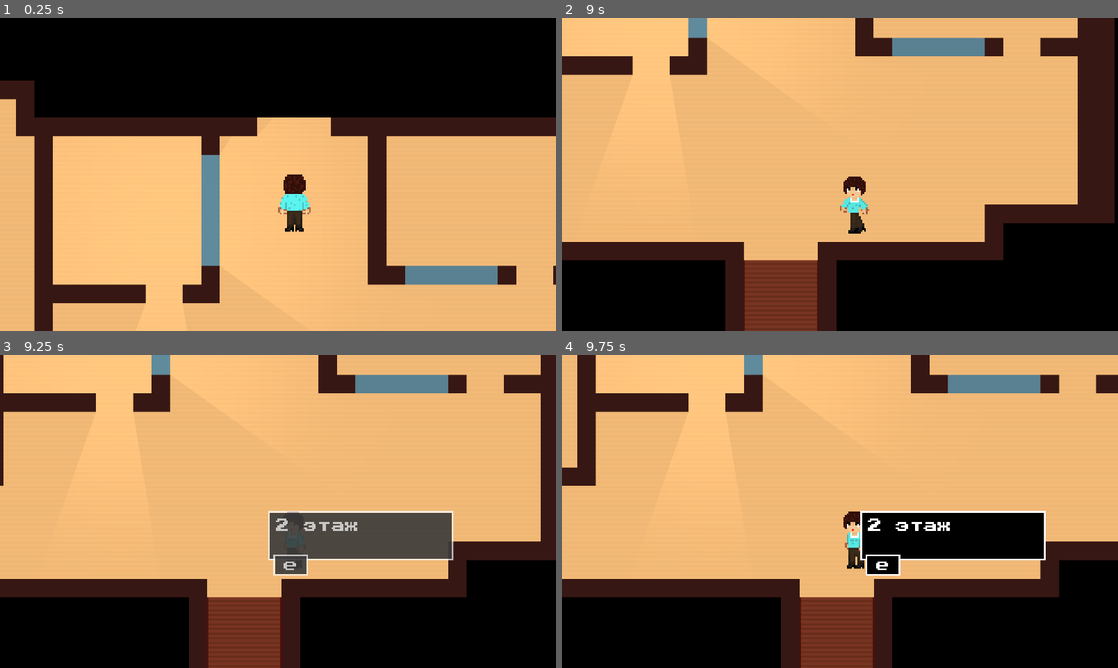
Above: before the commit, frames 1-4 (two rows, left to right).
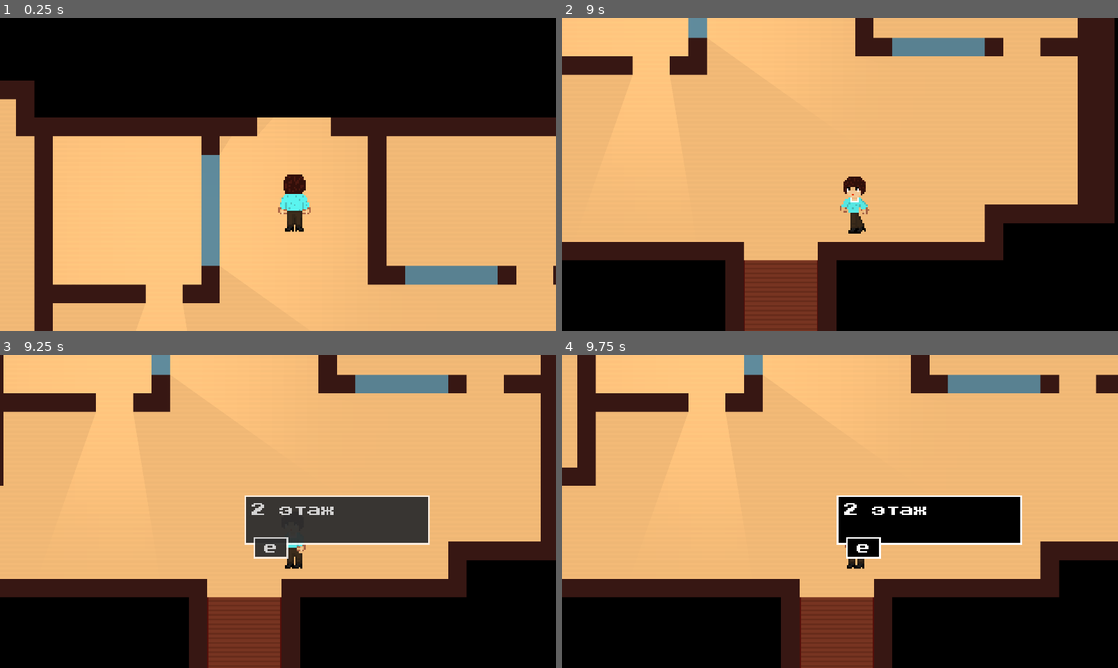
Above: after the commit, the same moments.

Repository: ordinary-dev/student-quest
Game: Godot game, scene res://Scenes/templates/Math.tscn
Two runs of this game, one before a commit and one after it. Both use one fixed random seed, a clock stepped at 60 frames per second and the inputs below. This scene is started directly instead of the project's main scene.
Inputs (mouse positions are in pixels of both pictures, inside the frame that each line leads up to):
- Up to frame 1 (0.25 s): no input
- Up to frame 2 (9 s): tap Enter (ui_accept) at 0.5, 0.77, 1.52, 2.75, 3.02, 3.5, 3.77, 4.52, 6.02, 6.77, 7.25, 7.52 s; move the mouse to (962, 158) at 0.52 s; hold Right (ui_right) 0.53-1.28 s; click (962, 158) at 0.67 s; move the mouse to (728, 190) at 1.27 s; hold Down (ui_down) 1.28-2.03 s; move the mouse to (895, 105) at 2.02 s; hold Right (ui_right) 2.03-2.78 s; move the mouse to (812, 237) at 2.77 s; hold Shift (speed_up) 2.78-3.53 s; click (812, 237) at 2.92 s; move the mouse to (1006, 221) at 3.52 s; hold Left (ui_left) 3.53-5.03 s; move the mouse to (673, 127) at 4.27 s; move the mouse to (867, 174) at 5.02 s; hold Down (ui_down) 5.03-5.78 s; click (867, 174) at 5.17 s; move the mouse to (756, 96) at 5.77 s; hold Right (ui_right) 5.78-6.53 s; move the mouse to (962, 158) at 6.52 s; hold Shift (speed_up) 6.53-7.28 s; move the mouse to (728, 190) at 7.27 s; hold Right (ui_right) 7.28-8.03 s; click (728, 190) at 7.42 s; move the mouse to (895, 105) at 8.02 s; hold Down (ui_down) 8.03-8.78 s; move the mouse to (812, 237) at 8.77 s; hold Left (ui_left) from 8.78 s (still down)
- Up to frame 3 (9.25 s): keep holding Left (ui_left); tap Enter (ui_accept) at 9.02 s
- Up to frame 4 (9.75 s): move the mouse to (1006, 558) at 9.52 s; release Left (ui_left) at 9.53 s; hold Shift (speed_up) from 9.53 s (still down); click (1006, 558) at 9.67 s

Frames 1-2 are identical in both runs. In frame 3, 5.3% of the frame differs, in the area x 44-82%, y 44-71%; in frame 4, 5.2%.

Commit message:
Add speaker

Diff:
--- /dev/null
+++ b/Dialogs/8.tres
@@ -0,0 +1,5 @@
+{
+    "0":{"name":"Абсолютный незнакомец", "text":"Поздравляю вас, вы поднялись на ступеньку выше", "next":"1"},
+    "1":{"name":"Абсолютный незнакомец", "text":"Теперь самое время поднятся на самый верх", "next":"2"},
+    "2":{"name":"Абсолютный незнакомец", "text":"Идите вперед, не оглядываясь на неудачи"}
+}
--- /dev/null
+++ b/Dialogs/9.tres
@@ -0,0 +1,4 @@
+{
+    "0": {"name":"-", "text":"Идите вперед...", "next":"1"},
+    "1": {"name":"-", "text":"А ведь я даже не хотел сюда поступать"}
+}
--- a/Scenes/1.beggining/Day1.tscn
+++ b/Scenes/1.beggining/Day1.tscn
@@ -69,7 +69,7 @@
 [node name="Node2D" type="Node2D"]
 script = SubResource( 1 )
 song = "res://Audio/music/SummerNight.ogg"
-math_scene = "res://Scenes/templates/Math.tscn"
+math_scene = "res://Scenes/1.beggining/date3.tscn"
 
 [node name="Street" parent="." instance=ExtResource( 1 )]
 
@@ -77,7 +77,7 @@
 position = Vector2( 23.1483, 370.225 )
 
 [node name="Mr_Singer_Dialog" parent="." instance=ExtResource( 3 )]
-position = Vector2( 88.1594, 355.36 )
+position = Vector2( 56, 352 )
 z_index = 2
 dialog_number = 2
 person = "Мистер Дудец"
@@ -88,19 +88,19 @@
 backpack = true
 
 [node name="Store_Trigger" parent="." instance=ExtResource( 6 )]
-position = Vector2( 504, 488 )
+position = Vector2( 384, 448 )
 label = "Магазин \"Четверочка\""
 object_name = NodePath("..")
 function_name = "to_store"
 
 [node name="Tickets_Trigger" parent="." instance=ExtResource( 6 )]
-position = Vector2( -296, -80 )
+position = Vector2( -384, -64 )
 label = "Касса"
 object_name = NodePath("..")
 function_name = "ticket_window"
 
 [node name="Math" parent="." instance=ExtResource( 6 )]
-position = Vector2( 1024, 5656 )
+position = Vector2( 896, 5632 )
 label = "Мехмат"
 object_name = NodePath("..")
 function_name = "math"
@@ -112,4 +112,4 @@
 singer = NodePath("../Mr_Singer_Dialog")
 
 [node name="Node2D" parent="." instance=ExtResource( 5 )]
-position = Vector2( 2176, 512 )
+position = Vector2( 2056, 488 )
--- /dev/null
+++ b/Scenes/1.beggining/Speaker.tscn
@@ -0,0 +1,63 @@
+[gd_scene load_steps=8 format=2]
+
+[ext_resource path="res://Sprites/backgrounds/Scene.png" type="Texture" id=1]
+[ext_resource path="res://Sprites/backgrounds/Speaker.png" type="Texture" id=2]
+[ext_resource path="res://Sprites/light.png" type="Texture" id=3]
+[ext_resource path="res://Scenes/templates/ui_fixer.tscn" type="PackedScene" id=4]
+
+[sub_resource type="GDScript" id=3]
+script/source = "extends Node2D
+
+export (String, FILE, \"*.tscn\") var next_scene
+
+func load_scene():
+	get_node(\"/root/scene_loader\").load_scene(next_scene)
+
+func _ready():
+	get_node(\"/root/d_obj\").show_dialog(8, \"/root/Node2D\", \"load_scene\")
+"
+
+[sub_resource type="OccluderPolygon2D" id=2]
+polygon = PoolVector2Array( 429.962, 598.116, 1389.56, 598.116, 1386.77, 826.857, 432.752, 826.857 )
+
+[sub_resource type="OccluderPolygon2D" id=1]
+polygon = PoolVector2Array( 847.085, 503.513, 846.861, 362.097, 870.569, 362.239, 870.723, 268.075, 941.07, 267.956, 941.11, 362.203, 964.813, 362.189, 964.72, 503.534, 941.195, 503.505, 941.076, 574.22, 870.706, 574.18, 870.501, 503.577 )
+
+[node name="Node2D" type="Node2D"]
+script = SubResource( 3 )
+next_scene = "res://Scenes/templates/Math.tscn"
+
+[node name="LightOccluder2D2" type="LightOccluder2D" parent="."]
+occluder = SubResource( 2 )
+
+[node name="Sprite" type="Sprite" parent="."]
+modulate = Color( 1, 1, 1, 0.784314 )
+position = Vector2( 926.237, 409.964 )
+scale = Vector2( 23.5655, 23.5655 )
+texture = ExtResource( 1 )
+
+[node name="Light2D" type="Light2D" parent="."]
+position = Vector2( 746.623, 159.049 )
+texture = ExtResource( 3 )
+texture_scale = 34.33
+energy = 0.5
+shadow_enabled = true
+
+[node name="Light2D2" type="Light2D" parent="."]
+position = Vector2( 791.735, 81.1281 )
+texture = ExtResource( 3 )
+texture_scale = 34.33
+energy = 0.5
+shadow_enabled = true
+
+[node name="LightOccluder2D" type="LightOccluder2D" parent="."]
+occluder = SubResource( 1 )
+
+[node name="Sprite2" type="Sprite" parent="."]
+modulate = Color( 0.843137, 0.843137, 0.843137, 1 )
+position = Vector2( 917.645, 432.875 )
+scale = Vector2( 23.5655, 23.5655 )
+texture = ExtResource( 2 )
+
+[node name="RemoteTransform2D" parent="." instance=ExtResource( 4 )]
+position = Vector2( 0, 0 )
--- /dev/null
+++ b/Scenes/1.beggining/date3.tscn
@@ -0,0 +1,30 @@
+[gd_scene load_steps=3 format=2]
+
+[ext_resource path="res://Scenes/templates/Animated_text.tscn" type="PackedScene" id=1]
+
+[sub_resource type="GDScript" id=1]
+script/source = "extends Control
+
+export (String, FILE, \"*.tscn\") var speaker
+
+func _ready():
+	get_node(\"Control\")._start()
+	# Отключить мелодию в начале
+	get_node(\"/root/ost\").fade_out()
+	yield(get_tree().create_timer(
+		get_node(\"Control\").get_delay()), \"timeout\")
+	get_node(\"/root/scene_loader\").load_scene(speaker)
+"
+
+[node name="Control" type="Control"]
+anchor_right = 1.0
+anchor_bottom = 1.0
+script = SubResource( 1 )
+__meta__ = {
+"_edit_use_anchors_": false
+}
+speaker = "res://Scenes/1.beggining/Speaker.tscn"
+
+[node name="Control" parent="." instance=ExtResource( 1 )]
+text_1 = "10:00"
+text_2 = "Актовый зал"
--- a/Scenes/templates/Math.tscn
+++ b/Scenes/templates/Math.tscn
@@ -49,21 +49,21 @@
 collision_layer = 1024
 
 [node name="Area2D" parent="." instance=ExtResource( 3 )]
-position = Vector2( 1144, 1088 )
+position = Vector2( 896, 1024 )
 scale = Vector2( 2, 2 )
 label = "2 этаж"
 object_name = NodePath("..")
 function_name = "floor_2"
 
 [node name="Area2D2" parent="." instance=ExtResource( 3 )]
-position = Vector2( 824, 3456 )
+position = Vector2( 576, 3392 )
 scale = Vector2( 2, 2 )
 label = "1 этаж"
 object_name = NodePath("..")
 function_name = "floor_1"
 
 [node name="Area2D3" parent="." instance=ExtResource( 3 )]
-position = Vector2( 1144, -80 )
+position = Vector2( 896, -128 )
 scale = Vector2( 2, 2 )
 label = "Улица"
 object_name = NodePath("..")
--- a/Scenes/triggers/FunctionCaller.tscn
+++ b/Scenes/triggers/FunctionCaller.tscn
@@ -69,7 +69,7 @@
 "
 
 [sub_resource type="RectangleShape2D" id=2]
-extents = Vector2( 92.6027, 28.092 )
+extents = Vector2( 96, 32 )
 
 [node name="Area2D" type="Area2D"]
 collision_layer = 0
@@ -77,14 +77,14 @@
 script = SubResource( 1 )
 
 [node name="CollisionShape2D" type="CollisionShape2D" parent="."]
-position = Vector2( -27.3024, 68.8249 )
+position = Vector2( 96, 96 )
 shape = SubResource( 2 )
 
 [node name="ColorRect3" type="ColorRect" parent="."]
-margin_left = 13.0
-margin_top = -53.0
-margin_right = 333.0
-margin_bottom = 32.0
+margin_left = 96.0
+margin_top = -48.0
+margin_right = 416.0
+margin_bottom = 37.0
 __meta__ = {
 "_edit_group_": true,
 "_edit_use_anchors_": false
@@ -138,10 +138,10 @@
 }
 
 [node name="ColorRect2" type="ColorRect" parent="."]
-margin_left = 22.0
-margin_top = 22.0
-margin_right = 82.0
-margin_bottom = 59.0
+margin_left = 112.0
+margin_top = 24.0
+margin_right = 172.0
+margin_bottom = 61.0
 __meta__ = {
 "_edit_group_": true,
 "_edit_use_anchors_": false
Binary file added: Sprites/backgrounds/Scene.png
Not shown, added: Sprites/backgrounds/Scene.png.import
Binary file added: Sprites/backgrounds/Speaker.png
Not shown, added: Sprites/backgrounds/Speaker.png.import
